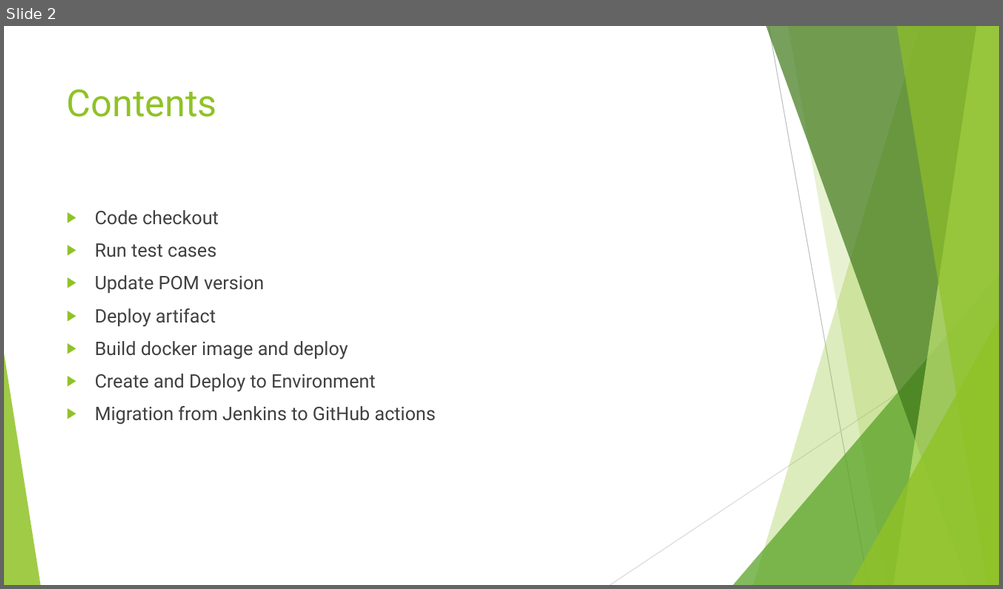
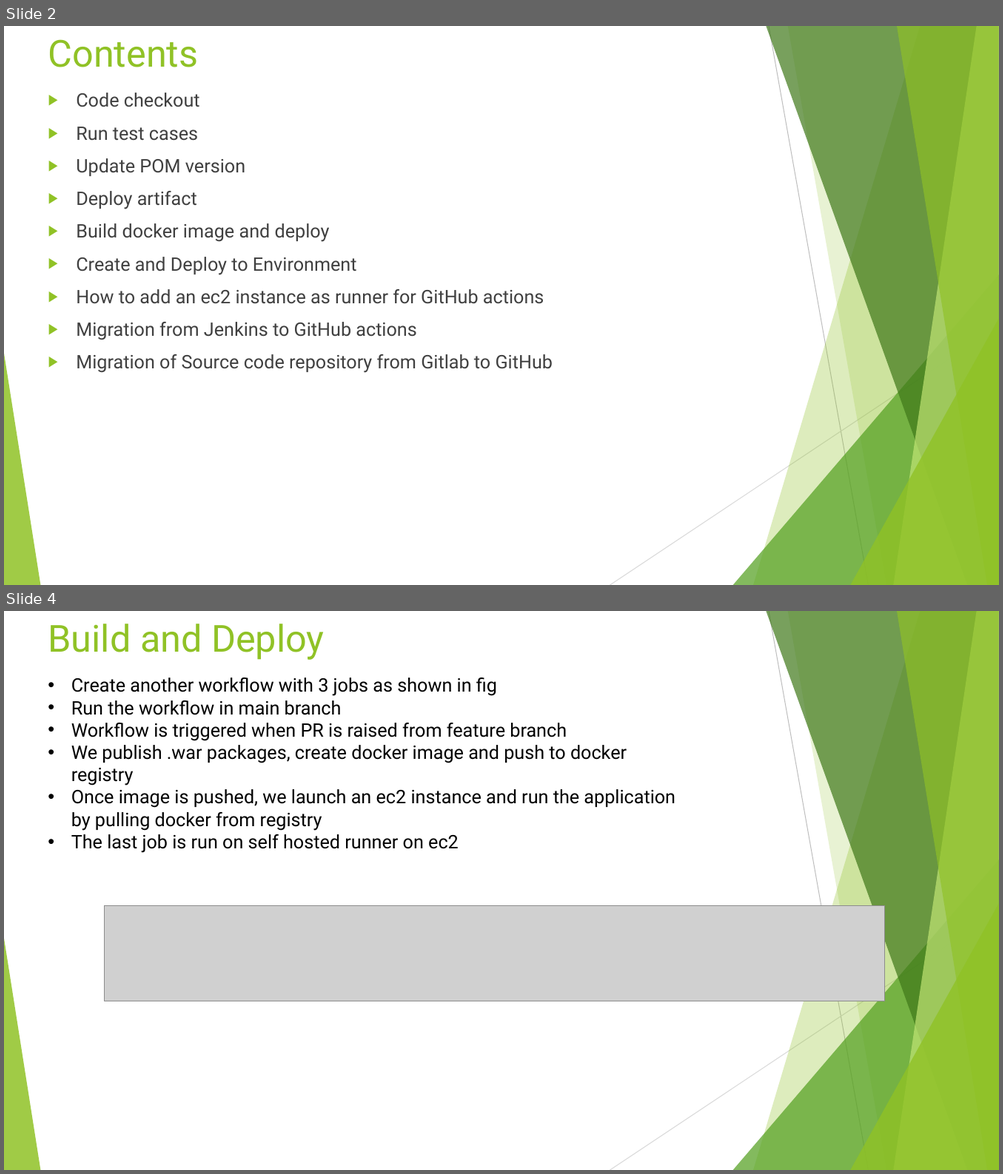
Before and after one commit to testuser300693/github-actions-cicd, a slide deck: githubactions.pptx. Shown one above the other, each under a label of ours: slide 2 before the commit, slides 2 and 4 after it; the slides between them are not shown. The pictures are 1003x589 and 1003x1174 pixels, drawn with LibreOffice and Linux fonts; fonts in the diff are those of the drawing; grey boxes stand for pictures. Boxes give left, top, right and bottom in pixels: in the first picture for what was removed or moved away, otherwise in the second. Text is boxed around its words. In the diff, an @@ line names an element or a change of style, - is before the commit and + after.

```diff
--- a/githubactions.pptx
+++ b/githubactions.pptx
@@ slide 4 added at (4, 611, 999, 1170), background #FFFFFF; not listed: 10 template elements that a slide beside it also shows @@
@@ title added at (48, 624, 324, 660), 36 pt, text #90C226 @@
+Build and Deploy
@@ text added at (71, 678, 675, 853), 18 pt, text #000000 @@
+• Create another workflow with 3 jobs as shown in fig
+• Run the workflow in main branch
+• Workflow is triggered when PR is raised from feature branch
+• We publish .war packages, create docker image and push to docker registry
+• Once image is pushed, we launch an ec2 instance and run the application by pulling docker from registry
+• The last job is run on self hosted runner on ec2
@@ picture added at (104, 906, 885, 1001) @@
@@ slide 2 changed as well @@
@@ title "Contents": place and size @@
-title "Contents" at (67, 89, 217, 117)
+title "Contents" at (48, 39, 199, 67)
@@ text "Code checkout": place and size @@
-text "Code checkout" at (95, 210, 435, 425)
+text "Code checkout" at (76, 93, 553, 373)
@@ text at (76, 289, 544, 304): paragraph added @@
+▶ How to add an ec2 instance as runner for GitHub actions
@@ text at (76, 355, 553, 373): paragraph added @@
+▶ Migration of Source code repository from Gitlab to GitHub
```
Also in this commit, not shown: 2 other slides changed, 3 other slides added, 1 slide removed, 1 other file.
